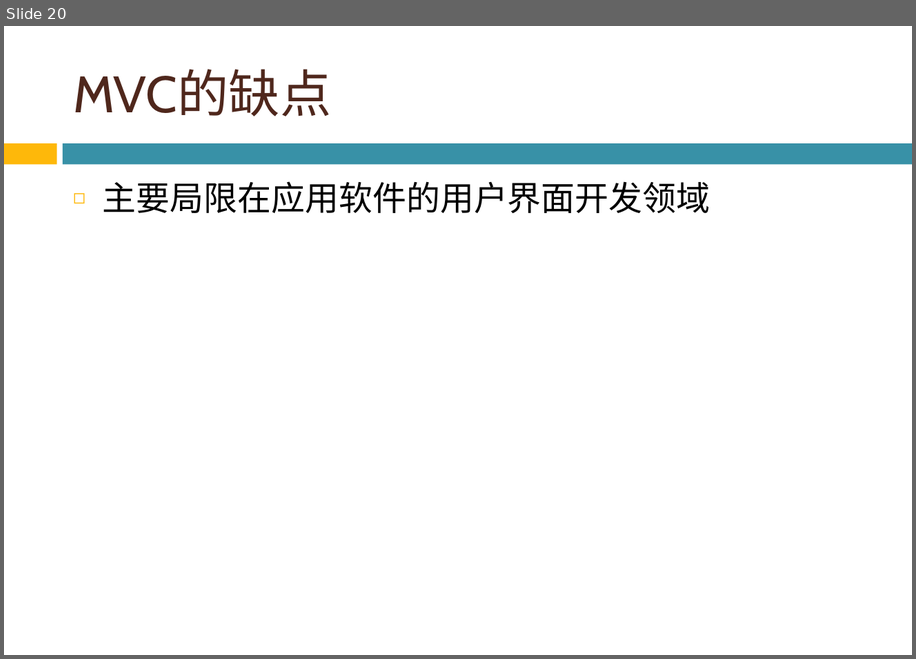
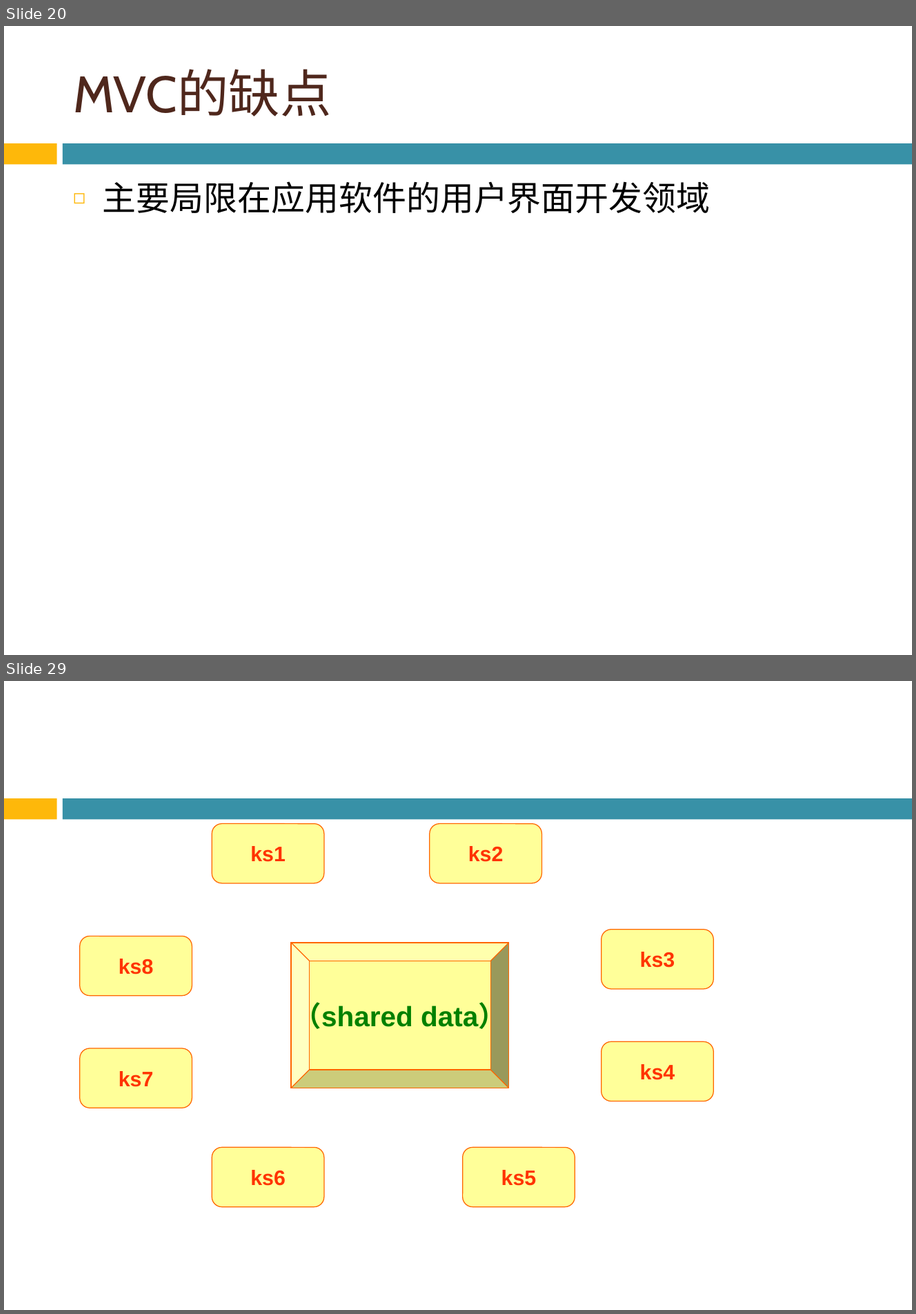
Before and after one commit to bonkboykz/jz81.github.io, a slide deck: course/smt/LectureNotes/(Spring2016)Lecture5.pptx. Shown one above the other, each under a label of ours: slide 20 before the commit, slides 20 and 29 after it; the slides between them are not shown. The pictures are 916x659 and 916x1314 pixels, drawn with LibreOffice and Linux fonts; fonts in the diff are those of the drawing; background and template pictures are left out. Boxes give left, top, right and bottom in pixels: in the first picture for what was removed or moved away, otherwise in the second. Text is boxed around its words. In the diff, an @@ line names an element or a change of style, - is before the commit and + after.

```diff
--- a/course/smt/LectureNotes/(Spring2016)Lecture5.pptx
+++ b/course/smt/LectureNotes/(Spring2016)Lecture5.pptx
@@ slide 29 added at box(4, 681, 912, 1310), background picture (left out); not listed: 2 template elements that a slide beside it also shows @@
@@ rounded rectangle added at box(212, 824, 324, 883), fill #FFFF99, outline #FF6600 0.75 pt, 18 pt, text #FF3300, bold @@
+ks1
@@ rounded rectangle added at box(430, 824, 542, 883), fill #FFFF99, outline #FF6600 0.75 pt, 18 pt, text #FF3300, bold @@
+ks2
@@ rounded rectangle added at box(79, 936, 192, 996), fill #FFFF99, outline #FF6600 0.75 pt, 18 pt, text #FF3300, bold @@
+ks8
@@ bevel added at box(292, 943, 510, 1087), fill #FFFF99, outline #FF6600 0.75 pt, 24 pt, text #008000, bold @@
+（shared data）
@@ rounded rectangle added at box(602, 929, 714, 989), fill #FFFF99, outline #FF6600 0.75 pt, 18 pt, text #FF3300, bold @@
+ks3
@@ rounded rectangle added at box(79, 1048, 192, 1108), fill #FFFF99, outline #FF6600 0.75 pt, 18 pt, text #FF3300, bold @@
+ks7
@@ rounded rectangle added at box(602, 1042, 714, 1101), fill #FFFF99, outline #FF6600 0.75 pt, 18 pt, text #FF3300, bold @@
+ks4
@@ rounded rectangle added at box(212, 1147, 324, 1207), fill #FFFF99, outline #FF6600 0.75 pt, 18 pt, text #FF3300, bold @@
+ks6
@@ rounded rectangle added at box(463, 1147, 575, 1207), fill #FFFF99, outline #FF6600 0.75 pt, 18 pt, text #FF3300, bold @@
+ks5
```
Also in this commit, not shown: 25 other slides added, 2 other files.
